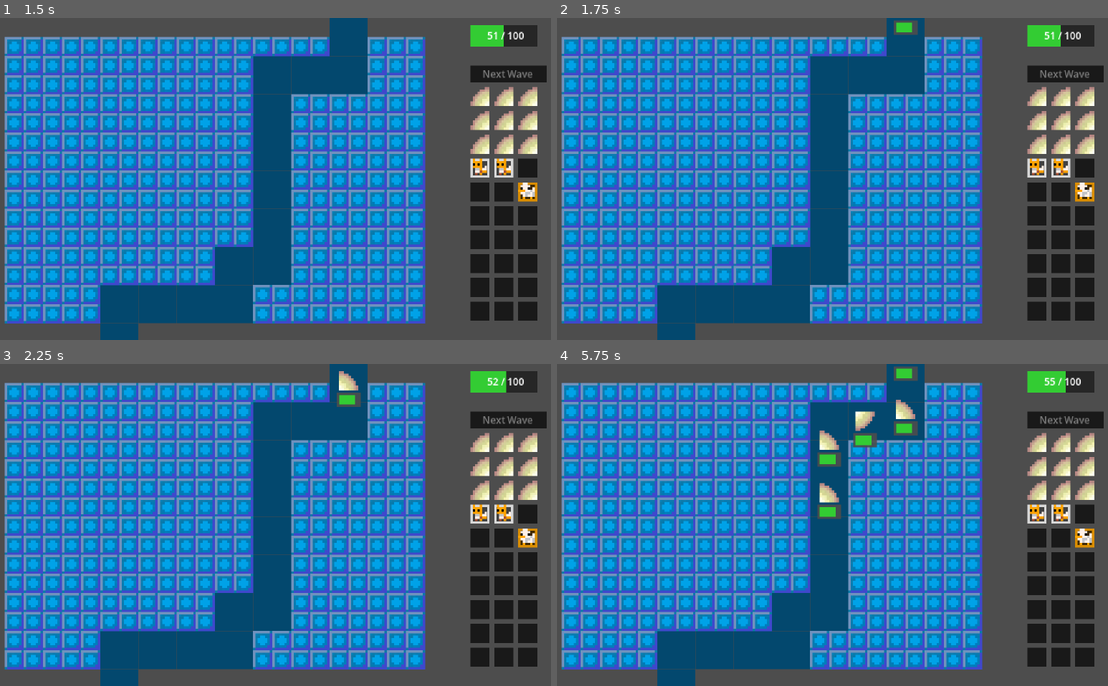
Above: before the commit, frames 1-4 (two rows, left to right).
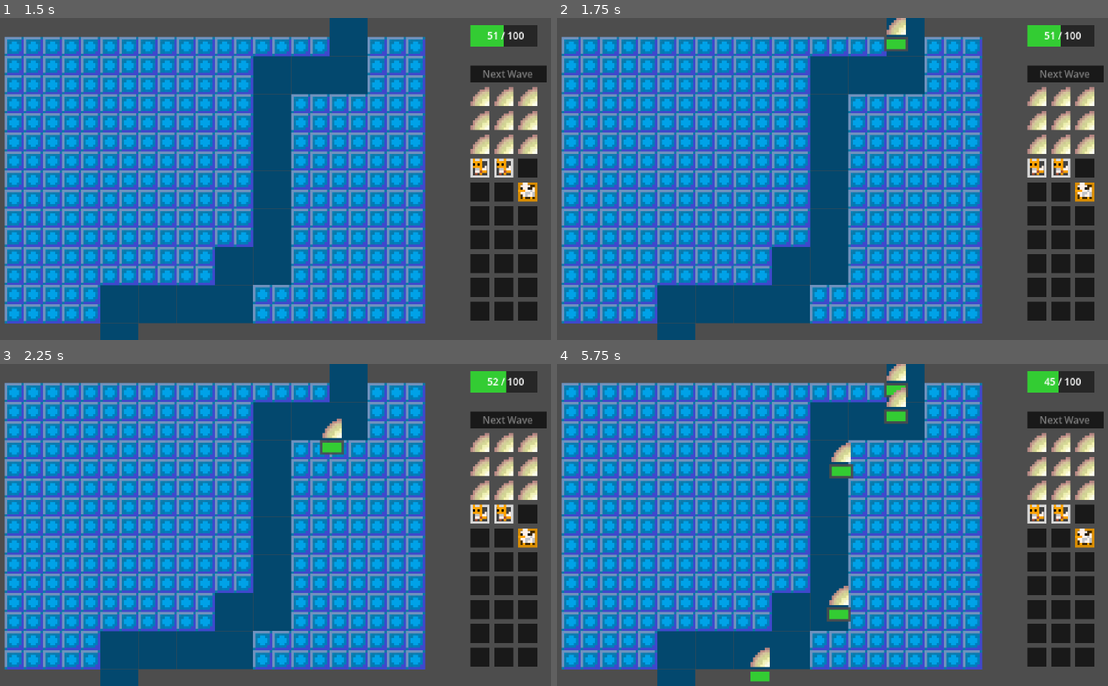
Above: after the commit, the same moments.

Repository: olivebates/fox-td
Game: Godot game, scene res://Main_Scene.tscn
Same seed, same stepped clock (60 frames per second), same inputs: the game is played once before the commit and once after it.
Inputs (mouse positions are in pixels of both pictures, inside the frame that each line leads up to):
- Up to frame 1 (1.5 s): click "Next Wave" at 0.5 s; move the mouse to (396, 162) at 1.27 s; click (396, 162) at 1.42 s
- Up to frame 2 (1.75 s): no input
- Up to frame 3 (2.25 s): drag from (159, 541) to (242, 589) at 2.02 s
- Up to frame 4 (5.75 s): move the mouse to (887, 454) at 2.77 s; click (887, 454) at 2.92 s; drag from (799, 589) to (656, 476) at 3.52 s; move the mouse to (1003, 573) at 4.27 s; click (1003, 573) at 4.42 s; drag from (656, 476) to (744, 444) at 5.02 s

Frame 1 is identical in both runs. In frame 2, 0.5% of the frame differs, in the area x 59-66%, y 0-11%; in frame 3, 0.7%; in frame 4, 3.1%, in the area x 35-93%, y 0-99%.

Commit message:
enemies cycle

Diff:
--- a/Battlefield/Enemies/enemy_base.gd
+++ b/Battlefield/Enemies/enemy_base.gd
@@ -1,20 +1,68 @@
-# Modified Enemy script
 extends CharacterBody2D
 class_name Enemy
 
 @export var max_speed: float = 800.0
+@export var speed: float = 60.0
 @export var health: int = 50
+@export var target_position: Vector2
 
 var current_health: int = 50
+var path: PackedVector2Array = []
+var path_index: int = 0
+
 var health_bg: ColorRect
 var health_fg: ColorRect
-var sprite: Node  # Assuming your visual is a Sprite2D or AnimatedSprite2D
+var sprite: Node
+var start_position
+var current_damage = 10
 
-func _ready():
+func _ready() -> void:
 	current_health = health
+	start_position = position
 	add_to_group("enemies")
-	sprite = $Sprite2D  # Change to your sprite node name/path
+	sprite = $Sprite2D
 	create_healthbar()
+	update_healthbar()
+	request_path()
+
+func request_path() -> void:
+	var astar = AStarManager.astar
+	var local_pos: Vector2 = global_position - astar.offset
+	var start_cell := Vector2i(
+		floor(local_pos.x / astar.cell_size.x),
+		floor(local_pos.y / astar.cell_size.y)
+	)
+	var target_local: Vector2 = target_position - astar.offset
+	var target_cell := Vector2i(
+		floor(target_local.x / astar.cell_size.x),
+		floor(target_local.y / astar.cell_size.y)
+	)
+	if not astar.is_in_boundsv(start_cell) or not astar.is_in_boundsv(target_cell):
+		return
+	path = astar.get_point_path(start_cell, target_cell)
+	path_index = 0
+
+func _process(delta: float) -> void:
+	if global_position.distance_to(target_position) < 8.0:
+		position = start_position
+		StatsManager.take_damage(current_damage)
+		current_damage *= 2
+		request_path()
+
+	if path.is_empty() or path_index >= path.size():
+		return
+
+	var target_pos: Vector2 = path[path_index]
+	var dir := target_pos - global_position
+	var dist := dir.length()
+
+	if dist < 2.0:
+		path_index += 1
+	else:
+		global_position += dir.normalized() * speed * delta
+
+
+
 	update_healthbar()
 
 func create_healthbar():
@@ -37,26 +85,15 @@
 	health_fg.global_position = pos - Vector2(4, 2)
 	health_fg.size.x = 8.0 * (float(current_health) / health)
 
-func _physics_process(delta: float):
-	var follow: PathFollow2D = get_parent()
-	if follow:
-		follow.progress += (max_speed / 4.0) * delta
-		if follow.progress_ratio >= 0.999:
-			die()
-	update_healthbar()
-
 func take_damage(amount: int):
 	current_health -= amount
 	update_healthbar()
-
-	# Flash red
 	var tw = create_tween()
 	tw.tween_property(sprite, "modulate", Color.RED, 0.1)
 	tw.tween_property(sprite, "modulate", Color.WHITE, 0.3)
-
 	if current_health <= 0:
 		die()
 
 func die():
 	get_tree().call_group("health_manager", "gain_health_from_kill", 2.0)
-	get_parent().queue_free()
+	queue_free()
--- a/Battlefield/Enemies/enemy_base.tscn
+++ b/Battlefield/Enemies/enemy_base.tscn
@@ -4,7 +4,7 @@
 [ext_resource type="Texture2D" uid="uid://dyan40sgre5b1" path="res://Battlefield/Sprites/Towers/fireba2ll.webp" id="2_1b755"]
 
 [sub_resource type="RectangleShape2D" id="RectangleShape2D_j2ch1"]
-size = Vector2(8, 8)
+size = Vector2(6, 6)
 
 [node name="EnemyBase" type="CharacterBody2D" groups=["enemy"]]
 z_index = 45
--- /dev/null
+++ b/a_star_manager.gd
@@ -0,0 +1,66 @@
+extends Node2D
+
+var astar: AStarGrid2D = AStarGrid2D.new()
+const CELL_SIZE: Vector2 = Vector2(8, 8)
+
+func _ready() -> void:
+	astar.cell_size = CELL_SIZE
+	astar.diagonal_mode = AStarGrid2D.DIAGONAL_MODE_NEVER  # or adjust as needed
+	astar.jumping_enabled = true
+	_update_grid()
+func _update_grid() -> void:
+	var viewport: Rect2 = get_viewport_rect()
+	var extra_cells: int = 4
+	var grid_cells: Vector2i = Vector2i(
+		ceil((viewport.size.x + extra_cells * 2 * CELL_SIZE.x) / CELL_SIZE.x),
+		ceil((viewport.size.y + extra_cells * 2 * CELL_SIZE.y) / CELL_SIZE.y)
+	)
+	var offset: Vector2 = viewport.position - Vector2(extra_cells * CELL_SIZE.x, extra_cells * CELL_SIZE.y)
+	astar.region = Rect2i(Vector2i.ZERO, grid_cells)
+	astar.offset = offset
+	astar.offset += Vector2(4, 4)
+	astar.update()
+
+	# --- STEP 1: collect allowed cells ---
+	var allowed_cells := {}
+
+	var directions := [
+		Vector2i.ZERO,
+		Vector2i.LEFT,
+		Vector2i.UP,
+		Vector2i(-1, -1)
+	]
+
+	for node in get_tree().get_nodes_in_group("grid_occupiers"):
+		var world_pos: Vector2 = node.global_position - offset
+		var base_cell := Vector2i(
+			floor(world_pos.x / CELL_SIZE.x),
+			floor(world_pos.y / CELL_SIZE.y)
+		)
+
+		for dir in directions:
+			var cell = base_cell + dir
+			if astar.is_in_boundsv(cell):
+				allowed_cells[cell] = true
+
+	# --- STEP 2: mark everything else solid ---
+	for x in astar.region.size.x:
+		for y in astar.region.size.y:
+			var cell := Vector2i(x, y)
+			var is_valid := allowed_cells.has(cell)
+			astar.set_point_solid(cell, not is_valid)
+
+
+#func _draw() -> void:
+	#var green: Color = Color(0, 1, 0, 0.2)
+	#var red: Color = Color(1, 0, 0, 0.3)
+	#
+	#for x in astar.region.size.x:
+		#for y in astar.region.size.y:
+			#var cell_pos: Vector2i = Vector2i(x, y)
+			#var rect: Rect2 = Rect2(astar.get_point_position(cell_pos), CELL_SIZE)
+			#var color: Color = red if astar.is_point_solid(cell_pos) else green
+			#draw_rect(rect, color, true)
+
+func _process(_delta: float) -> void:
+	queue_redraw()
--- a/project.godot
+++ b/project.godot
@@ -23,6 +23,7 @@
 GridController="*res://grid_controller.gd"
 StatsManager="*res://stats_manager.gd"
 Utilities="*res://utilities.gd"
+AStarManager="*res://a_star_manager.gd"
 
 [display]
 
--- a/stats_manager.gd
+++ b/stats_manager.gd
@@ -29,3 +29,8 @@
 	var reward = base_reward * kill_multiplier
 	health = min(health + reward, max_health)
 	health_changed.emit(health, max_health)
+func take_damage(amount: float) -> void:
+	health -= amount
+	if health < 0:
+		health = 0
+	health_changed.emit(health, max_health)
--- a/wave_spawner.gd
+++ b/wave_spawner.gd
@@ -62,14 +62,12 @@
 			wave_completed.emit()
 
 func spawn_enemy():
-	var follow = PathFollow2D.new()
-	follow.loop = false
-	follow.rotates = true
-	path_node.add_child(follow)
 	var enemy = enemy_scene.instantiate()
-	follow.add_child(enemy)
-	enemy.max_speed = base_speed + current_wave * speed_inc
-	enemy.health = base_health + current_wave * health_inc
+	enemy.position = start_pos+Vector2(0,4)
+	enemy.target_position = end_pos  # Add this variable in Enemy script: var target_position: Vector2
+	add_child(enemy)
+	#enemy.max_speed = base_speed + current_wave * speed_inc
+	#enemy.health = base_health + current_wave * health_inc
 
 func generate_path():
 	for child in path_tiles_container.get_children():
@@ -190,10 +188,9 @@
 	if tile_scene:
 		for cell in full_path_cells:
 			var pos := Vector2(cell) * grid_size + Vector2(grid_size / 2.0, grid_size / 2.0)
-			if pos.y > 0 && pos.y < 135+8:
-				var tile := tile_scene.instantiate()
-				tile.position = pos
-				path_tiles_container.add_child(tile)
+			var tile := tile_scene.instantiate()
+			tile.position = pos
+			path_tiles_container.add_child(tile)
 	else:
 		push_error("Invalid path_tile_uid")
 
Not shown, added: a_star_manager.gd.uid
